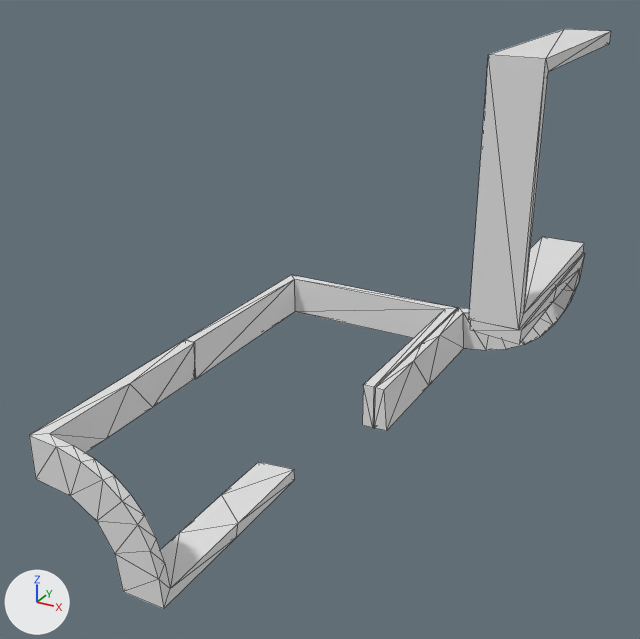
The OBJ model data/bmc/SET_4W2C/t_484.obj as it was, and as the next commit left it.
Rendered twice from a 50 mm lens placed at (0.711, -1.532, 0.697), pointed at (-0.113, -0.034, -0.052). Every picture has the same lights, and +X, +Y and +Z are marked at lower left. Mesh edges are drawn as thin lines. Where no turn or scale is listed for an object, it has been applied to the vertices.

Names of what the first picture shows: 't_484'.
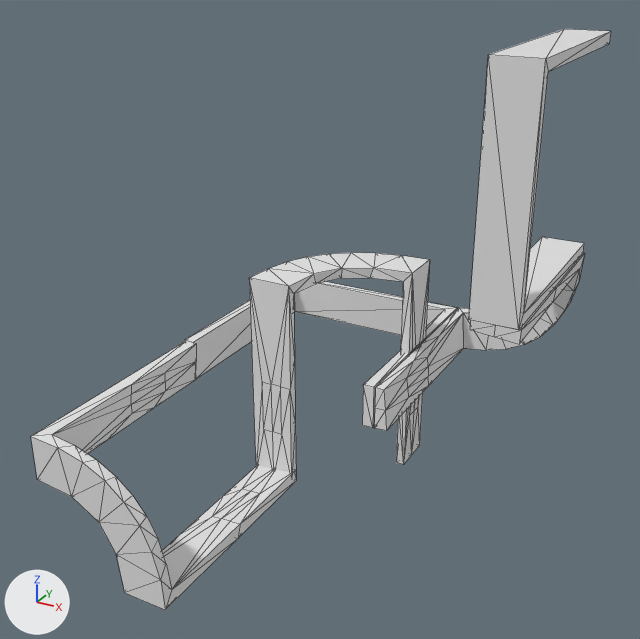
Changed parts and their boxes [x1, y1, x2, y2] in the pictures (640 x 639 px):
```json
{"object": "t_484", "change": "reshaped", "before": [29, 29, 611, 609], "after": [31, 29, 611, 610]}
{"part": 1, "of": "me_t_484", "change": "added", "after": [249, 253, 430, 473]}
{"part": 2, "of": "me_t_484", "change": "added", "after": [31, 341, 296, 610]}
{"part": 3, "of": "me_t_484", "change": "deleted", "before": [29, 340, 295, 609]}
{"part": 4, "of": "me_t_484", "change": "built on", "before": [375, 253, 585, 431], "after": [375, 253, 585, 431]}
```

Scene script edits in JSON lines:
```json
{"block": "me_t_484", "where": "# used by ob_t_484; location = (0.0, 0.0, 0.0)"}
{"op": "remove", "block": "me_t_484", "code": "me_t_484.from_pydata(...)  # 118 vertices, 224 faces; spans x -0.5..0.304, y -0.5..0.5, z -0.5..0.5"}
{"op": "add", "block": "me_t_484", "code": "me_t_484.from_pydata(...)  # 248 vertices, 476 faces; spans x -0.5..0.304, y -0.5..0.5, z -0.501..0.5"}
{"block": "me_t_484", "change": "me_t_484 part 1: a new loose piece of 72 vertices spanning x -0.3..0.0, y -0.014..0.286, z -0.5..0.0"}
{"block": "me_t_484", "change": "me_t_484 part 2: a new loose piece of 72 vertices spanning x -0.496..-0.196, y -0.5..0.0, z -0.501..-0.201"}
{"block": "me_t_484", "change": "me_t_484 part 3"}
{"block": "me_t_484", "change": "42 vertices are removed from x -0.5..-0.2, y -0.5..0.0, z -0.5..-0.2"}
{"block": "me_t_484", "change": "84 faces are deleted"}
{"block": "me_t_484", "change": "me_t_484 part 4"}
{"block": "me_t_484", "change": "20 faces are deleted"}
{"block": "me_t_484", "change": "16 vertices are added at x 0.004..0.279, y 0.0..0.25, z -0.274..0.001"}
{"block": "me_t_484", "change": "6 new vertices lie (0.0, 0.125, 0.0) away from vertices in x 0.004..0.279, y 0.0..0.125, z -0.274..0.001"}
{"block": "me_t_484", "change": "6 new vertices lie (0.0, 0.118, 0.0) away from vertices in x 0.027..0.278, y 0.119, z -0.273..-0.022"}
{"block": "me_t_484", "change": "76 new faces join them"}
```
